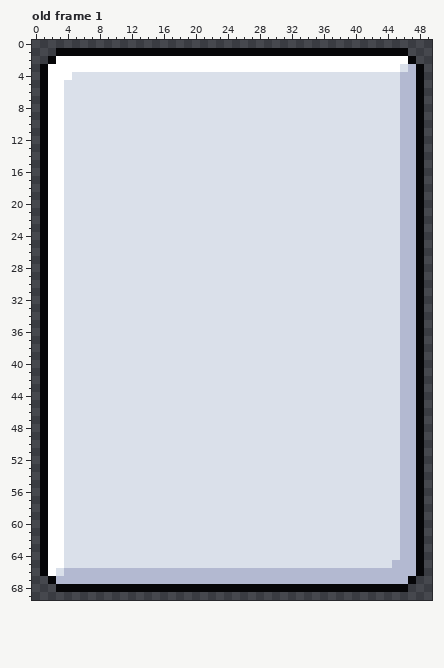
File history of a pixel-art file, Files/Card.aseprite. That is the earlier state.
50x70 pixels, 2 frames. Shown: old frame 1. The commit also changed other frames, which this record leaves out.
After:
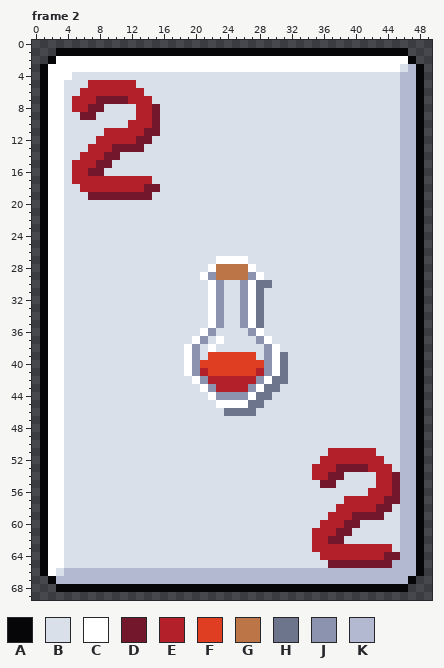
Palette (. is transparent): A #060608  B #dae0ea  C #ffffff  D #73172d  E #b4202a  F #df3e23  G #bb7547  H #6d758d  J #8b93af  K #b3b9d1
A new or re-ordered frame is compared with the old frame closest to it.
What changed:
frames 2 -> 53
Changed rows in their new state; - is an unchanged pixel.
Frame 2 is new; against old frame 1, layer "RankSuit":
first column x 5:
 5 --EEEEEE---
 6 -EEEEEEEE--
 7 EEEDDDDEEE-
 8 EEDD----EED
 9 -DD-----EED
10 -------EEED
11 ----EEEEEDD
12 ---EEEEEDD-
13 --EEEDDDD--
14 -EEEDD-----
15 EEEDD------
16 EEDD-------
17 EEEEEEEEEE-
18 -EEEEEEEEDD
19 --DDDDDDDD-
first column x 19:
27 ----CCCC-----
28 ---CGGGGC----
29 --CJGGGGJC---
30 ---CJ--JCHH--
31 ---CJ--JCH---
32 ---CJ--JCH---
33 ---CJ--JCH---
34 ---CJ--JCH---
35 ---CJ--JCH---
36 --CJ----JC---
37 -CJ-C----JC--
38 CJ-C------JC-
39 CJ-FFFFFF-JCH
40 CJFFFFFFFFJCH
41 CJEFFFFFFEJCH
42 -CJEEEEEEJCHH
43 --CJEEEEJCHH-
44 ---CJJJJCHH--
45 ----CCCCHH---
46 -----HHHH----
first column x 35:
51 --EEEEEE---
52 -EEEEEEEE--
53 EEEDDDDEEE-
54 EEDD----EED
55 -DD-----EED
56 -------EEED
57 ----EEEEEDD
58 ---EEEEEDD-
59 --EEEDDDD--
60 -EEEDD-----
61 EEEDD------
62 EEDD-------
63 EEEEEEEEEE-
64 -EEEEEEEEDD
65 --DDDDDDDD-
Changed places in both pictures, as pixel boxes (x1, y1, x2, y2):
changed: (72, 80, 160, 200)
changed: (184, 256, 288, 416)
changed: (312, 448, 400, 568)
